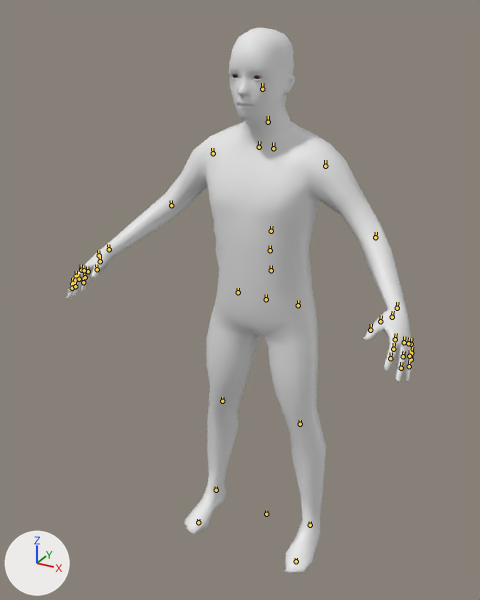
A saved change to the Blender file Assets/GameAssets/Models/Makehuman/Generic/Blender/generic_blend.blend.
The view is the same before and after, from a 50 mm lens placed at (0.797, -1.617, 1.613), pointed at (-0.058, -0.061, 0.835). Every picture has the same lights, and +X, +Y and +Z are marked at lower left. The bones that bend it are drawn over the model as lines.

The first picture shows 'generic_model-low_poly', 'generic_model-male1591'.
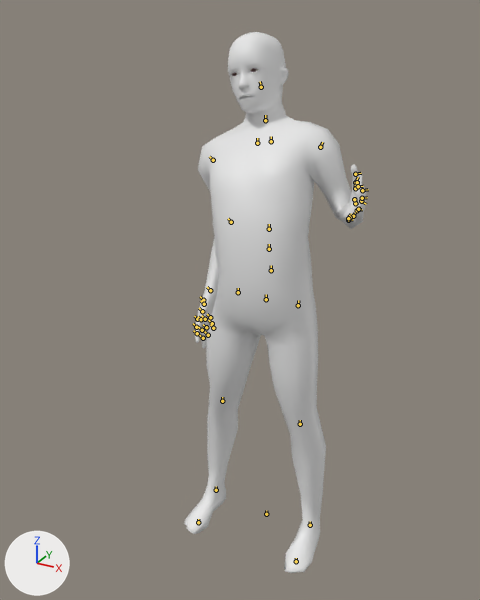
The newer file adds an action. The first version stands in its rest pose; the second is drawn at frame 0 of the action 'play_tabletennis'.

Changed parts and their boxes (x1, y1, x2, y2) in the pictures (480 x 600 px):
'generic_model-male1591', posed (48% narrower): before (66, 28, 414, 573); after (184, 32, 366, 573)
'generic_model-low_poly', posed: before (232, 74, 262, 79); after (232, 68, 258, 76)
bone 'spine_03', root to tip: before (271, 231) to (271, 226); after (269, 229) to (269, 224)
bone 'upperarm_l', root to tip: before (325, 166) to (325, 160); after (320, 147) to (322, 142)
bone 'lowerarm_l', root to tip: before (375, 237) to (376, 232); after (348, 220) to (353, 219)
bone 'index_01_l', root to tip: before (395, 339) to (396, 333); after (362, 190) to (368, 189)
bone 'index_02_l', root to tip: before (393, 349) to (394, 343); after (355, 182) to (358, 177)
bone 'middle_01_l', root to tip: before (404, 342) to (404, 336); after (361, 201) to (366, 204)
bone 'middle_02_l', root to tip: before (403, 356) to (404, 351); after (355, 188) to (356, 187)
bone 'pinky_01_l', root to tip: before (411, 344) to (411, 338); after (353, 216) to (355, 212)
bone 'ring_01_l', root to tip: before (408, 343) to (409, 337); after (358, 209) to (361, 208)
bone 'upperarm_r', root to tip: before (213, 153) to (212, 148); after (213, 160) to (209, 156)
bone 'head', root to tip: before (262, 89) to (262, 83); after (261, 87) to (260, 81)

The change, as a list of edits to the scene's bpy script:
```text
Change bone_spine_01:
    where bone_spine_01 = bpy.data.objects['generic_model'].pose.bones['spine_01']  # child of 'pelvis'
    bone_spine_01.rotation_quaternion: (1.0, 0.0, 0.0, 0.0) -> (0.995, -0.078, 0.023, 0.064)  # degrees (0, 0, 0) -> degrees (-9, 3, 7)
Change bone_spine_03:
    where bone_spine_03 = bpy.data.objects['generic_model'].pose.bones['spine_03']  # child of 'spine_02'
    bone_spine_03.rotation_quaternion: (1.0, 0.0, 0.0, 0.0) -> (0.991, -0.127, -0.006, 0.034)  # degrees (0, 0, 0) -> degrees (-15, 0, 4)
Change bone_upperarm_l:
    where bone_upperarm_l = bpy.data.objects['generic_model'].pose.bones['upperarm_l']  # child of 'clavicle_l'
    bone_upperarm_l.rotation_quaternion: (1.0, 0.0, 0.0, 0.0) -> (0.932, 0.226, 0.118, -0.257)  # degrees (0, 0, 0) -> degrees (23, 20, -27)
Change bone_lowerarm_l:
    where bone_lowerarm_l = bpy.data.objects['generic_model'].pose.bones['lowerarm_l']  # child of 'upperarm_l'
    bone_lowerarm_l.rotation_quaternion: (1.0, 0.0, 0.0, 0.0) -> (0.728, -0.234, -0.22, 0.606)  # degrees (0, 0, 0) -> degrees (-37, -2, 80)
Change bone_index_01_l:
    where bone_index_01_l = bpy.data.objects['generic_model'].pose.bones['index_01_l']  # child of 'hand_l'
    bone_index_01_l.location: (0.0, 0.0, 0.0) -> (-0.02, -0.03, 0.01)
    bone_index_01_l.rotation_quaternion: (1.0, 0.0, 0.0, 0.0) -> (0.773, -0.046, -0.301, -0.556)  # degrees (0, 0, 0) -> degrees (18, -31, -76)
Change bone_index_02_l:
    where bone_index_02_l = bpy.data.objects['generic_model'].pose.bones['index_02_l']  # child of 'index_01_l'
    bone_index_02_l.rotation_quaternion: (1.0, 0.0, 0.0, 0.0) -> (0.719, 0.031, -0.53, -0.449)  # degrees (0, 0, 0) -> degrees (50, -47, -87)
Change bone_middle_01_l:
    where bone_middle_01_l = bpy.data.objects['generic_model'].pose.bones['middle_01_l']  # child of 'hand_l'
    bone_middle_01_l.rotation_quaternion: (1.0, 0.0, 0.0, 0.0) -> (0.742, -0.235, -0.192, -0.598)  # degrees (0, 0, 0) -> degrees (-8, -34, -75)
Change bone_middle_02_l:
    where bone_middle_02_l = bpy.data.objects['generic_model'].pose.bones['middle_02_l']  # child of 'middle_01_l'
    bone_middle_02_l.rotation_quaternion: (1.0, 0.0, 0.0, 0.0) -> (0.886, -0.173, -0.148, -0.403)  # degrees (0, 0, 0) -> degrees (-12, -24, -46)
Change bone_pinky_01_l:
    where bone_pinky_01_l = bpy.data.objects['generic_model'].pose.bones['pinky_01_l']  # child of 'hand_l'
    bone_pinky_01_l.location: (0.0, 0.0, 0.0) -> (0.03, 0.02, 0.0)
    bone_pinky_01_l.rotation_quaternion: (1.0, 0.0, 0.0, 0.0) -> (0.329, 0.265, -0.527, -0.737)  # degrees (0, 0, 0) -> degrees (72, 3, -130)
Change bone_ring_01_l:
    where bone_ring_01_l = bpy.data.objects['generic_model'].pose.bones['ring_01_l']  # child of 'hand_l'
    bone_ring_01_l.location: (0.0, 0.0, 0.0) -> (0.01, 0.02, 0.0)
    bone_ring_01_l.rotation_quaternion: (1.0, 0.0, 0.0, 0.0) -> (0.391, -0.006, -0.468, -0.793)  # degrees (0, 0, 0) -> degrees (53, -22, -139)
Change bone_upperarm_r:
    where bone_upperarm_r = bpy.data.objects['generic_model'].pose.bones['upperarm_r']  # child of 'clavicle_r'
    bone_upperarm_r.rotation_quaternion: (1.0, 0.0, 0.0, 0.0) -> (0.893, 0.287, -0.224, 0.265)  # degrees (0, 0, 0) -> degrees (28, -33, 24)
Change bone_head:
    where bone_head = bpy.data.objects['generic_model'].pose.bones['head']  # child of 'neck_01'
    bone_head.rotation_quaternion: (1.0, 0.0, 0.0, 0.0) -> (0.988, 0.152, -0.025, 0.008)  # degrees (0, 0, 0) -> degrees (17, -3, 1)
```
